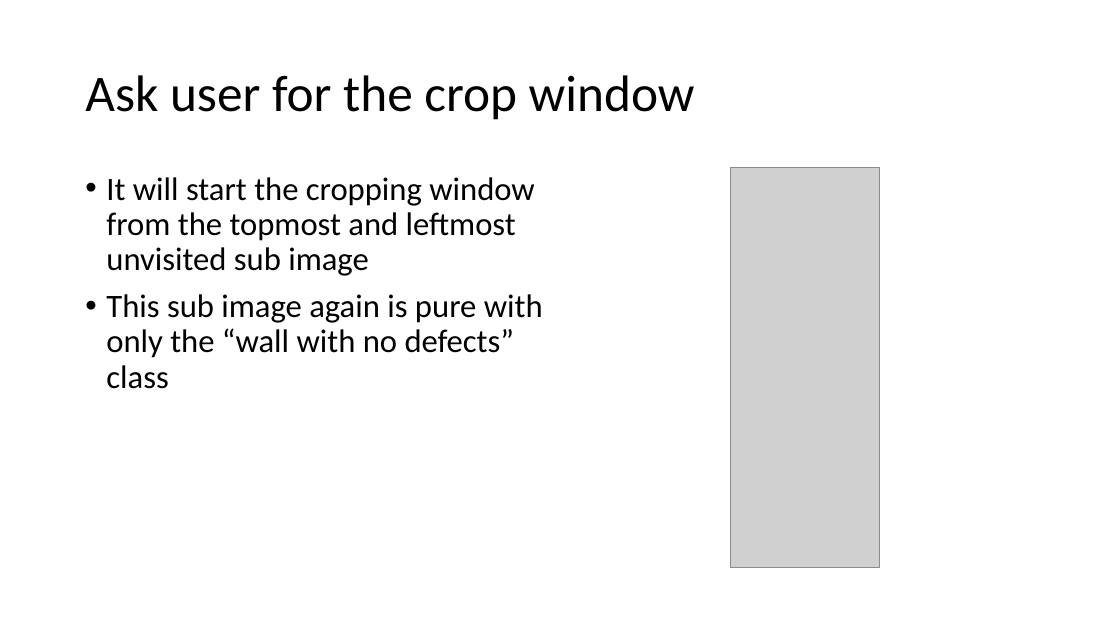
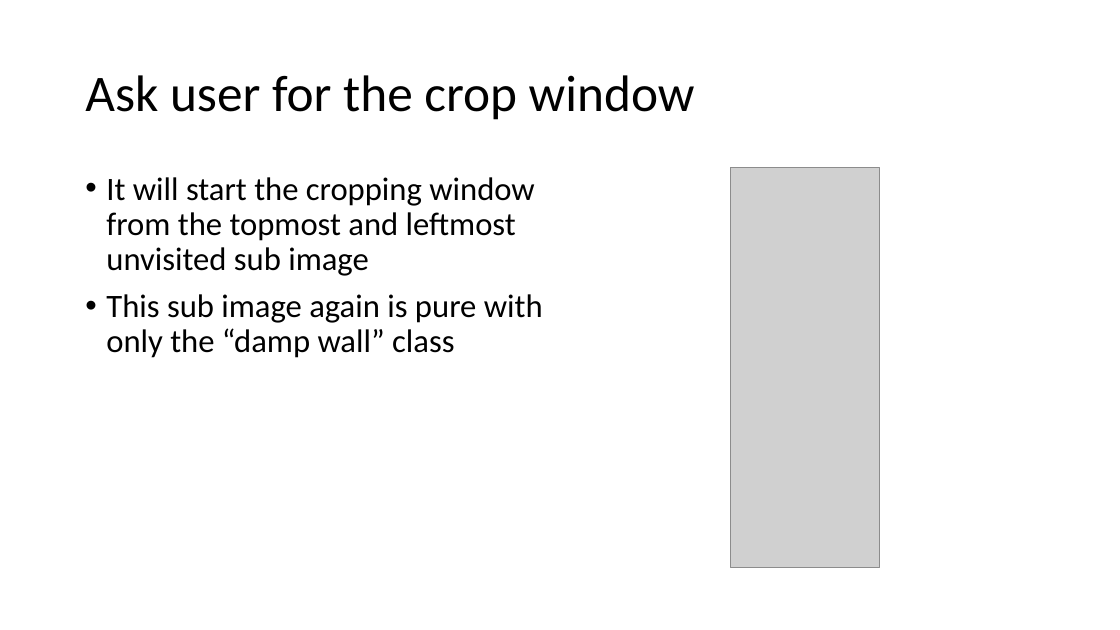
Before and after one commit to AdityaShenoy/Drones_For_Structural_Audit, a slide deck: slide 6 of ppt/Dataset Preprocessing Steps.pptx. Drawn at 1120x630 pixels with LibreOffice and Linux fonts; fonts in the diff are those of the drawing; grey boxes stand for pictures. Boxes give left, top, right and bottom in pixels: in the first picture for what was removed or moved away, otherwise in the second. Text is boxed around its words. In the diff, an @@ line names an element or a change of style, - is before the commit and + after.

```diff
--- a/ppt/Dataset Preprocessing Steps.pptx
+++ b/ppt/Dataset Preprocessing Steps.pptx
@@ text at bbox=[106, 294, 543, 358]: text changed @@
-• This sub image again is pure with only the “wall with no defects” class
+• This sub image again is pure with only the “damp wall” class
```
Also in this commit, not shown: 2 other slides changed, 3 other files.
